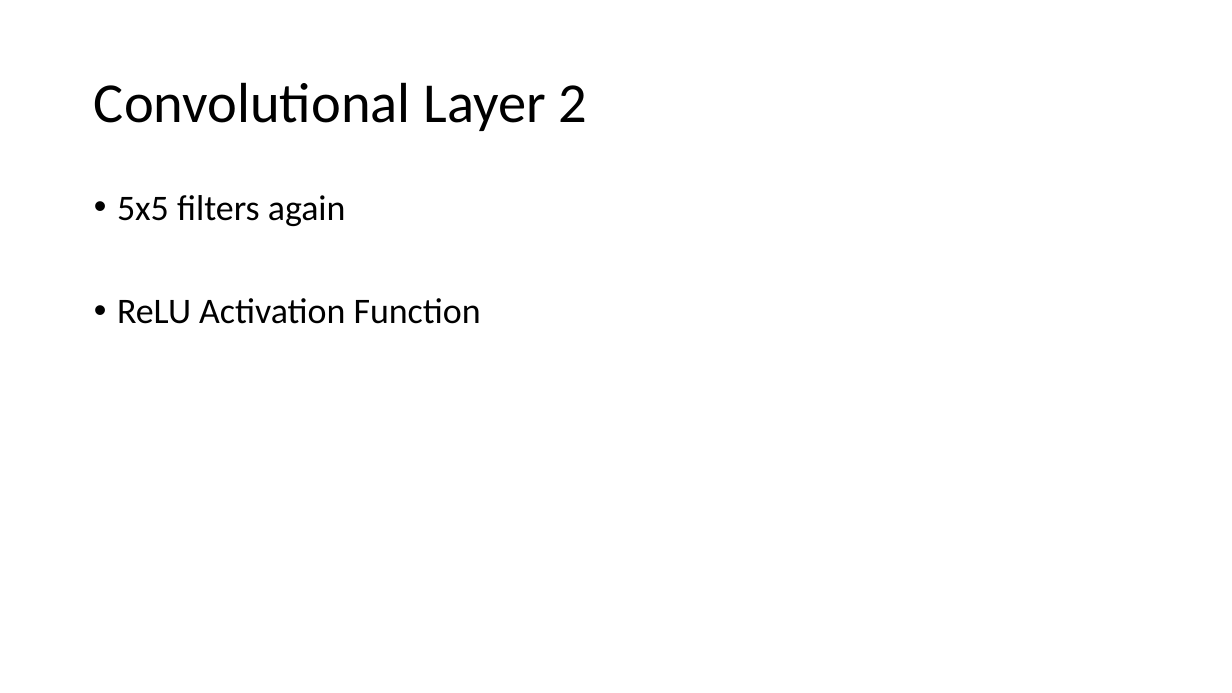
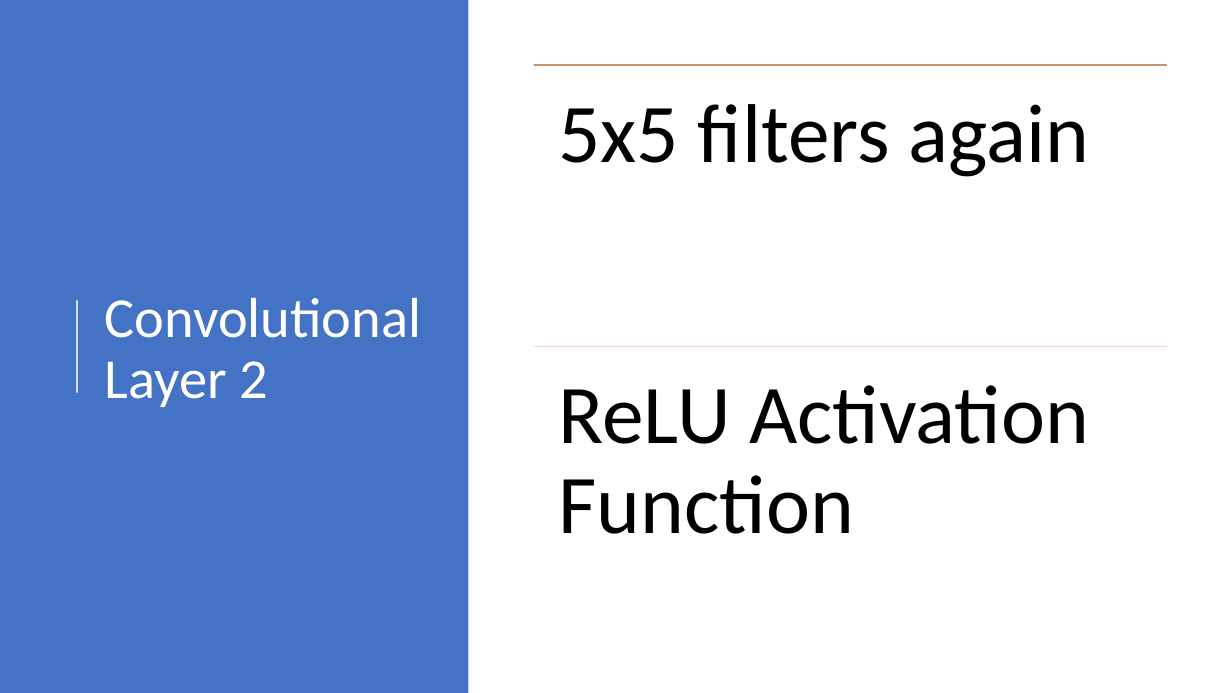
Before and after one commit to ChrisKalahiki/CNN-for-BelgiumTS-and-MNIST, a slide deck: slide 14 of RIPMazeRunner.pptx (slide 15 before the commit). Drawn at 1232x693 pixels with LibreOffice and Linux fonts; fonts in the diff are those of the drawing. Boxes give left, top, right and bottom in pixels: in the first picture for what was removed or moved away, otherwise in the second. Text is boxed around its words. In the diff, an @@ line names an element or a change of style, - is before the commit and + after.

```diff
--- a/RIPMazeRunner.pptx
+++ b/RIPMazeRunner.pptx
@@ rectangle added at bbox=[0, 0, 469, 693], fill #4472C4 @@
@@ title "Convolutional Layer 2": place and size @@
-title "Convolutional Layer 2" at bbox=[94, 82, 588, 131]
+title "Convolutional Layer 2" at bbox=[105, 298, 422, 407]
@@ title "Convolutional Layer 2" at bbox=[105, 298, 422, 407]: text colour #000000 to #FFFFFF @@
@@ text removed at bbox=[117, 195, 481, 324] @@
-• 5x5 filters again
-• ReLU Activation Function
@@ line added from (77, 393) to (77, 300), #FFFFFF 1.5 pt @@
@@ group added at bbox=[533, 65, 1167, 534]: 2 lines, 2 texts @@
+5x5 filters again
+ReLU Activation Function
```
Also in this commit, not shown: 9 other slides changed, 2 slides added, 3 slides removed.
